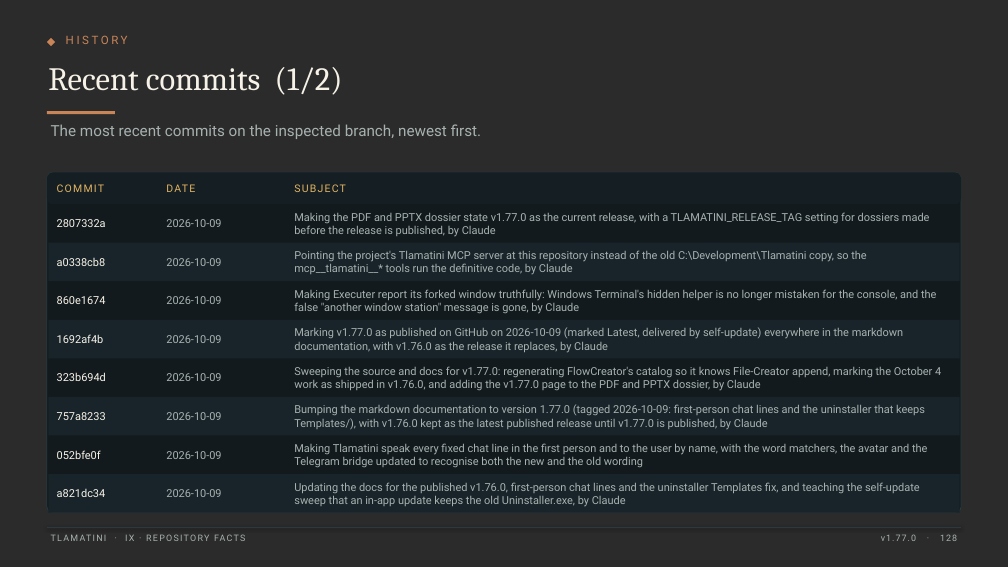
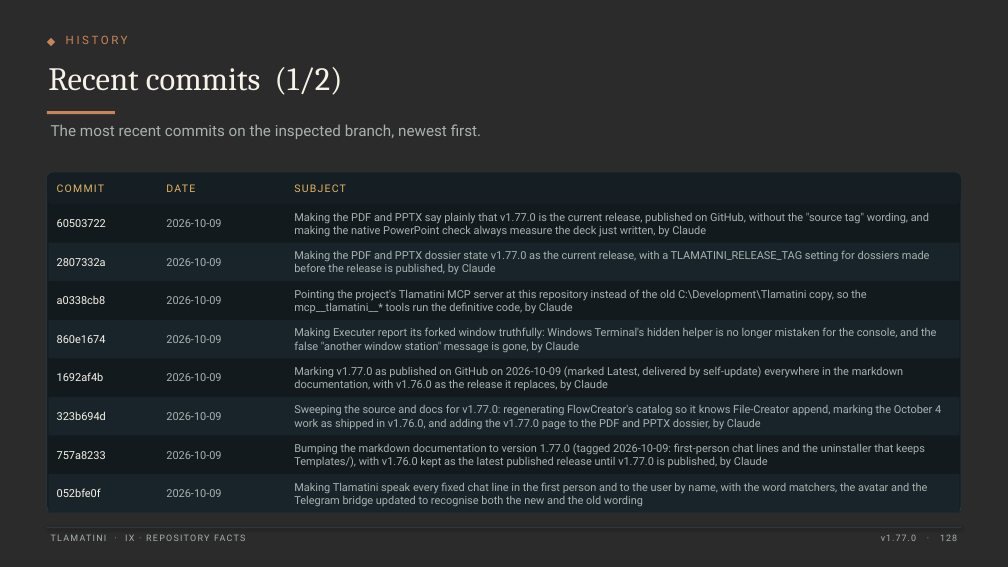
Before and after one commit to XAIHT/Tlamatini, a slide deck: slide 128 of Tlamatini_eXtended_Artificial_Intelligence_Humanly_Tempered.pptx. Drawn at 1008x567 pixels with LibreOffice and Linux fonts; fonts in the diff are those of the drawing; background and template pictures are left out; a plain dark background stands for a picture behind light text. Boxes give left, top, right and bottom in pixels: in the first picture for what was removed or moved away, otherwise in the second. Text is boxed around its words. In the diff, an @@ line names an element or a change of style, - is before the commit and + after.

```diff
--- a/Tlamatini_eXtended_Artificial_Intelligence_Humanly_Tempered.pptx
+++ b/Tlamatini_eXtended_Artificial_Intelligence_Humanly_Tempered.pptx
@@ text added at (x1=57, y1=219, x2=106, y2=227), 10.5 pt, text #F7F2E8 @@
+60503722
@@ text at (x1=294, y1=213, x2=929, y2=237): text changed @@
-Making the PDF and PPTX dossier state v1.77.0 as the current release, with a TLAMATINI_RELEASE_TAG setting for dossiers made before the release is published, by Claude
+Making the PDF and PPTX say plainly that v1.77.0 is the current release, published on GitHub, without the "source tag" wording, and making the native PowerPoint check always measure the deck just written, by Claude
@@ text added at (x1=294, y1=251, x2=930, y2=274), 10.5 pt, text #A7B2B0 @@
+Making the PDF and PPTX dossier state v1.77.0 as the current release, with a TLAMATINI_RELEASE_TAG setting for dossiers made before the release is published, by Claude
@@ 13 texts moved together from (x1=57, y1=219, x2=941, y2=467) to (x1=57, y1=258, x2=941, y2=506) @@
@@ text removed at (x1=57, y1=489, x2=106, y2=497) @@
-a821dc34
@@ text removed at (x1=294, y1=482, x2=920, y2=506) @@
-Updating the docs for the published v1.76.0, first-person chat lines and the uninstaller Templates fix, and teaching the self-update sweep that an in-app update keeps the old Uninstaller.exe, by Claude
```
Also in this commit, not shown: 27 other slides changed, 6 other files.
